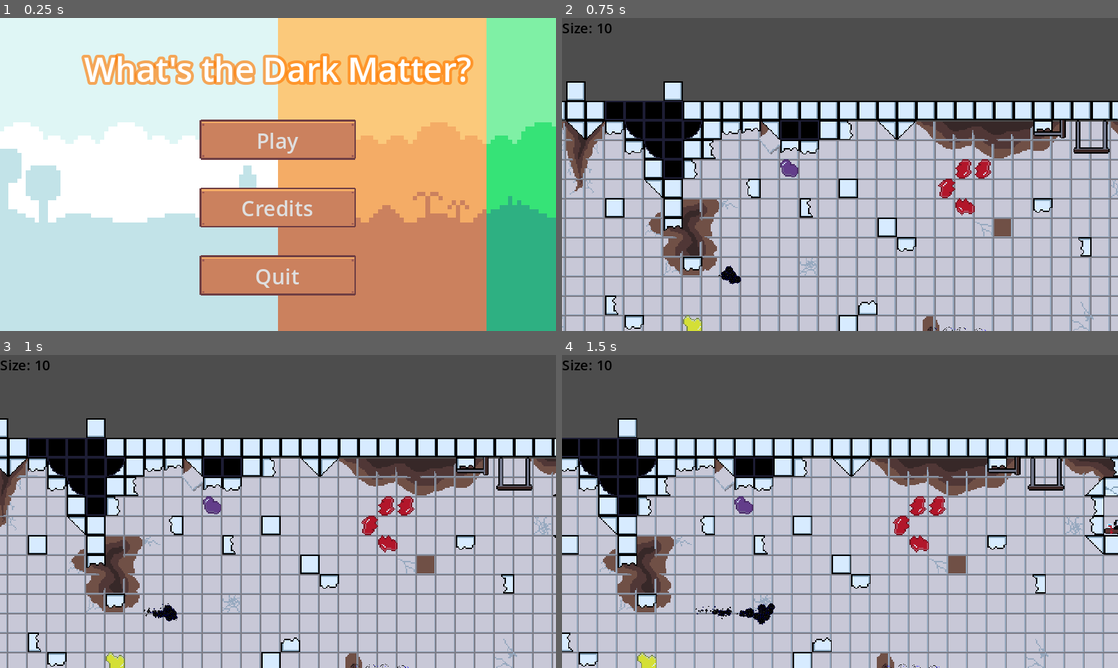
Above: before the commit, frames 1-4 (two rows, left to right).
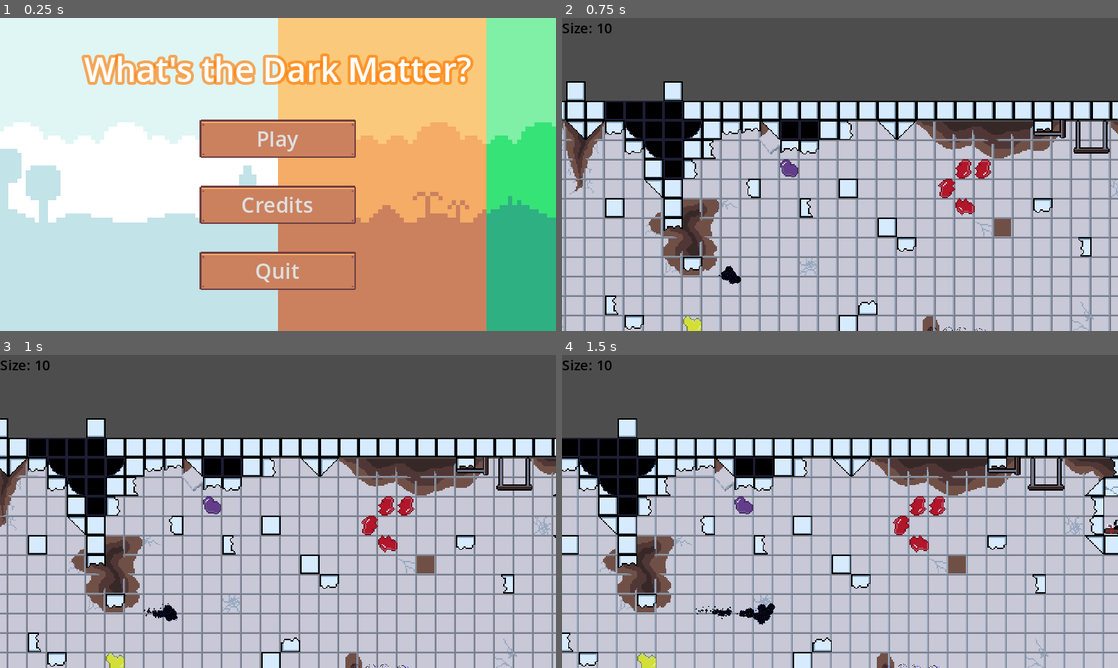
Above: after the commit, the same moments.

Repository: BenBenBenB/godot-testing-2d
Game: Godot game, scene res://scene/main.tscn
The game is run twice, just before and just after one commit, with the same random seed, the same clock (stepped at 60 frames per second) and the same inputs.
Inputs:
- Up to frame 1 (0.25 s): no input
- Up to frame 2 (0.75 s): click "Play" at 0.5 s
- Up to frame 3 (1 s): no input
- Up to frame 4 (1.5 s): hold D (move_right) from 1.28 s (still down)

The runs differ from the first frame. In frame 1, 2.9% of the frame differs, in the area x 35-64%, y 36-89%; in frame 2, nothing differs; in frame 3, nothing differs; in frame 4, nothing differs.

Commit message:
pause menu done

Diff:
--- a/resource/UI_theme.tres
+++ b/resource/UI_theme.tres
@@ -3,6 +3,10 @@
 [ext_resource type="Texture2D" uid="uid://bxiada2mhi4sw" path="res://assets/sprite/tilemap.png" id="1_twr08"]
 
 [sub_resource type="StyleBoxTexture" id="StyleBoxTexture_b4kg3"]
+content_margin_left = 15.0
+content_margin_top = 5.0
+content_margin_right = 15.0
+content_margin_bottom = 5.0
 texture = ExtResource("1_twr08")
 texture_margin_left = 5.0
 texture_margin_top = 7.0
@@ -12,6 +16,10 @@
 modulate_color = Color(0.446777, 0.446777, 0.446777, 1)
 
 [sub_resource type="StyleBoxTexture" id="StyleBoxTexture_244yh"]
+content_margin_left = 15.0
+content_margin_top = 5.0
+content_margin_right = 15.0
+content_margin_bottom = 5.0
 texture = ExtResource("1_twr08")
 texture_margin_left = 5.0
 texture_margin_top = 7.0
@@ -20,6 +28,10 @@
 region_rect = Rect2(171, 0, 18, 18)
 
 [sub_resource type="StyleBoxTexture" id="StyleBoxTexture_ohd4x"]
+content_margin_left = 15.0
+content_margin_top = 5.0
+content_margin_right = 15.0
+content_margin_bottom = 5.0
 texture = ExtResource("1_twr08")
 texture_margin_left = 5.0
 texture_margin_top = 7.0
@@ -28,6 +40,10 @@
 region_rect = Rect2(171, 19, 18, 18)
 
 [sub_resource type="StyleBoxTexture" id="StyleBoxTexture_cerq4"]
+content_margin_left = 15.0
+content_margin_top = 5.0
+content_margin_right = 15.0
+content_margin_bottom = 5.0
 texture = ExtResource("1_twr08")
 texture_margin_left = 5.0
 texture_margin_top = 7.0
--- a/scene/ui/death_menu.tscn
+++ b/scene/ui/death_menu.tscn
@@ -27,7 +27,7 @@
 anchor_bottom = 1.0
 grow_horizontal = 2
 grow_vertical = 2
-color = Color(0.894168, 0, 0.156561, 0.156863)
+color = Color(0.894118, 0, 0.156863, 0.235294)
 
 [node name="Label" type="Label" parent="ColorRect"]
 layout_mode = 1
--- /dev/null
+++ b/scene/ui/pause_menu.tscn
@@ -0,0 +1,137 @@
+[gd_scene load_steps=10 format=3 uid="uid://5tu3jjanyxhy"]
+
+[ext_resource type="Theme" uid="uid://nd2u72aiasw8" path="res://resource/UI_theme.tres" id="1_54ykf"]
+[ext_resource type="Texture2D" uid="uid://dueoobtmouswf" path="res://assets/sprite/antimatter_particles.png" id="2_dv7p2"]
+
+[sub_resource type="LabelSettings" id="LabelSettings_207a1"]
+font_size = 50
+font_color = Color(0, 0, 0, 1)
+outline_size = 10
+outline_color = Color(0.470076, 0.470076, 0.470076, 1)
+shadow_size = 10
+shadow_color = Color(0, 0, 0.254902, 0.627451)
+shadow_offset = Vector2(3, 3)
+
+[sub_resource type="AtlasTexture" id="AtlasTexture_p08x2"]
+atlas = ExtResource("2_dv7p2")
+region = Rect2(0, 0, 8, 8)
+
+[sub_resource type="AtlasTexture" id="AtlasTexture_tse4b"]
+atlas = ExtResource("2_dv7p2")
+region = Rect2(8, 0, 8, 8)
+
+[sub_resource type="AtlasTexture" id="AtlasTexture_bkpk3"]
+atlas = ExtResource("2_dv7p2")
+region = Rect2(16, 0, 8, 8)
+
+[sub_resource type="AtlasTexture" id="AtlasTexture_pg71g"]
+atlas = ExtResource("2_dv7p2")
+region = Rect2(24, 0, 8, 8)
+
+[sub_resource type="AtlasTexture" id="AtlasTexture_dq8yi"]
+atlas = ExtResource("2_dv7p2")
+region = Rect2(32, 0, 8, 8)
+
+[sub_resource type="SpriteFrames" id="SpriteFrames_op5i2"]
+animations = [{
+"frames": [{
+"duration": 1.0,
+"texture": SubResource("AtlasTexture_p08x2")
+}, {
+"duration": 1.0,
+"texture": SubResource("AtlasTexture_tse4b")
+}, {
+"duration": 1.0,
+"texture": SubResource("AtlasTexture_bkpk3")
+}, {
+"duration": 1.0,
+"texture": SubResource("AtlasTexture_pg71g")
+}, {
+"duration": 1.0,
+"texture": SubResource("AtlasTexture_dq8yi")
+}],
+"loop": true,
+"name": &"default",
+"speed": 10.0
+}]
+
+[node name="pause_menu" type="Control"]
+layout_mode = 3
+anchors_preset = 15
+anchor_right = 1.0
+anchor_bottom = 1.0
+grow_horizontal = 2
+grow_vertical = 2
+theme = ExtResource("1_54ykf")
+
+[node name="ColorRect" type="ColorRect" parent="."]
+layout_mode = 1
+anchors_preset = 15
+anchor_right = 1.0
+anchor_bottom = 1.0
+grow_horizontal = 2
+grow_vertical = 2
+color = Color(0.194349, 0.194349, 0.194349, 0.313726)
+
+[node name="TextureRect" type="TextureRect" parent="ColorRect"]
+visible = false
+layout_mode = 0
+offset_right = 40.0
+offset_bottom = 40.0
+texture = ExtResource("2_dv7p2")
+
+[node name="Label" type="Label" parent="ColorRect"]
+layout_mode = 1
+anchors_preset = 14
+anchor_top = 0.5
+anchor_right = 1.0
+anchor_bottom = 0.5
+offset_top = -34.5
+offset_bottom = 34.5
+grow_horizontal = 2
+grow_vertical = 2
+text = "Paused"
+label_settings = SubResource("LabelSettings_207a1")
+horizontal_alignment = 1
+vertical_alignment = 1
+
+[node name="HBoxContainer" type="HBoxContainer" parent="ColorRect"]
+custom_minimum_size = Vector2(0, 180)
+layout_mode = 1
+anchors_preset = 7
+anchor_left = 0.5
+anchor_top = 1.0
+anchor_right = 0.5
+anchor_bottom = 1.0
+offset_left = -125.0
+offset_top = -180.0
+offset_right = 125.0
+offset_bottom = 0.000274658
+grow_horizontal = 2
+grow_vertical = 0
+theme_override_constants/separation = 50
+
+[node name="retry Button2" type="Button" parent="ColorRect/HBoxContainer"]
+custom_minimum_size = Vector2(100, 30)
+layout_mode = 2
+size_flags_horizontal = 4
+size_flags_vertical = 4
+text = "Retry"
+
+[node name="continue Button" type="Button" parent="ColorRect/HBoxContainer"]
+custom_minimum_size = Vector2(100, 30)
+layout_mode = 2
+size_flags_horizontal = 4
+size_flags_vertical = 4
+text = "Continue"
+
+[node name="menu Button2" type="Button" parent="ColorRect/HBoxContainer"]
+custom_minimum_size = Vector2(100, 30)
+layout_mode = 2
+size_flags_horizontal = 4
+size_flags_vertical = 4
+text = "Main Menu"
+
+[node name="AnimatedSprite2D" type="AnimatedSprite2D" parent="."]
+visible = false
+sprite_frames = SubResource("SpriteFrames_op5i2")
